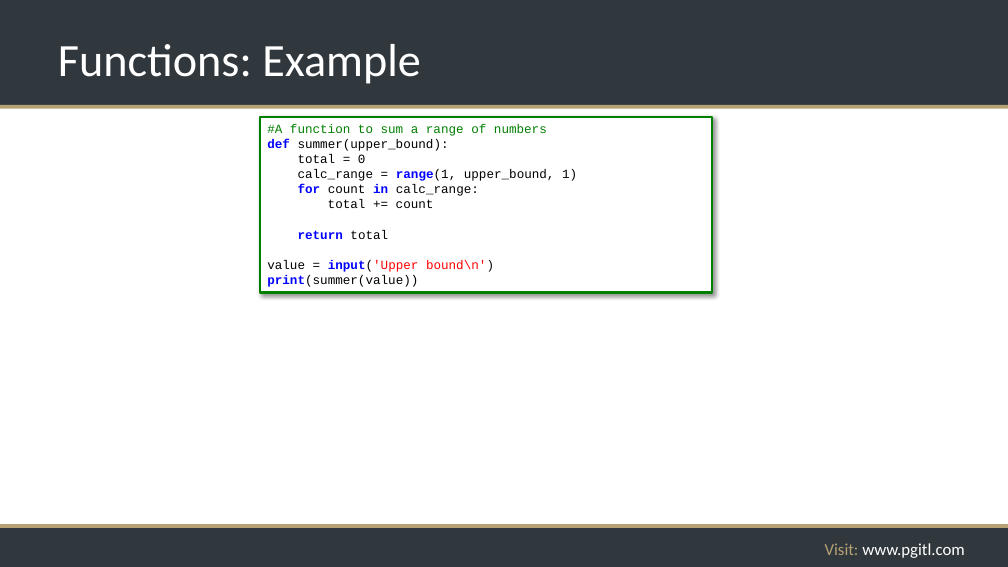
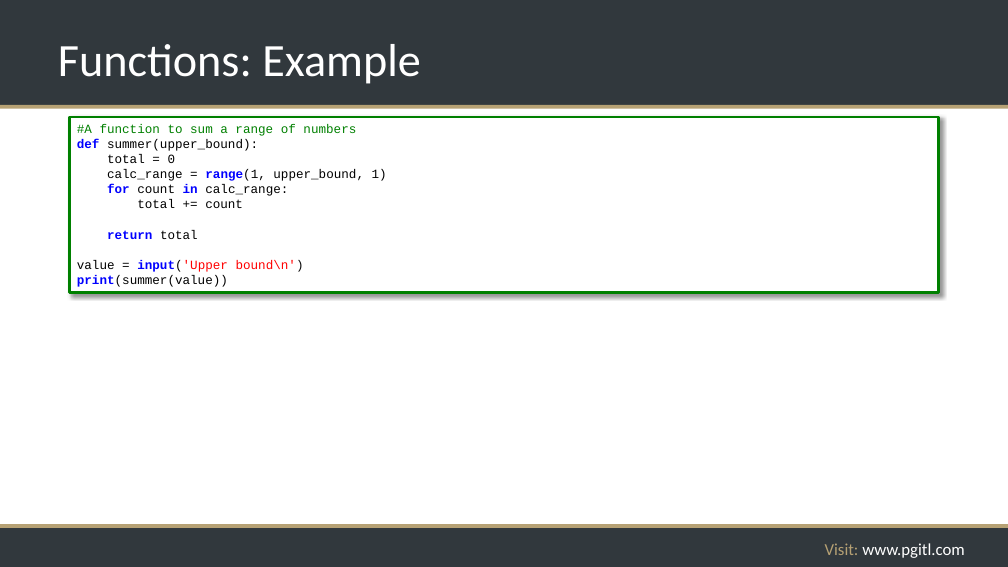
Before and after one commit to rikkouri/project-a, a slide deck: slide 104 of Programming Foundations.pptx (slide 107 before the commit). Drawn at 1008x567 pixels with LibreOffice and Linux fonts; fonts in the diff are those of the drawing; background and template pictures are left out. Boxes give left, top, right and bottom in pixels: in the first picture for what was removed or moved away, otherwise in the second. Text is boxed around its words. In the diff, an @@ line names an element or a change of style, - is before the commit and + after.

Commit message:
Debugging examples and exercise

```diff
--- a/Programming Foundations.pptx
+++ b/Programming Foundations.pptx
@@ rectangle "#A function to sum a ...": place and size @@
-rectangle "#A function to sum a ..." at (260,117,712,293)
+rectangle "#A function to sum a ..." at (70,117,939,293)
```
Also in this commit, not shown: 3 other slides changed, 4 slides added, 4 other files.
